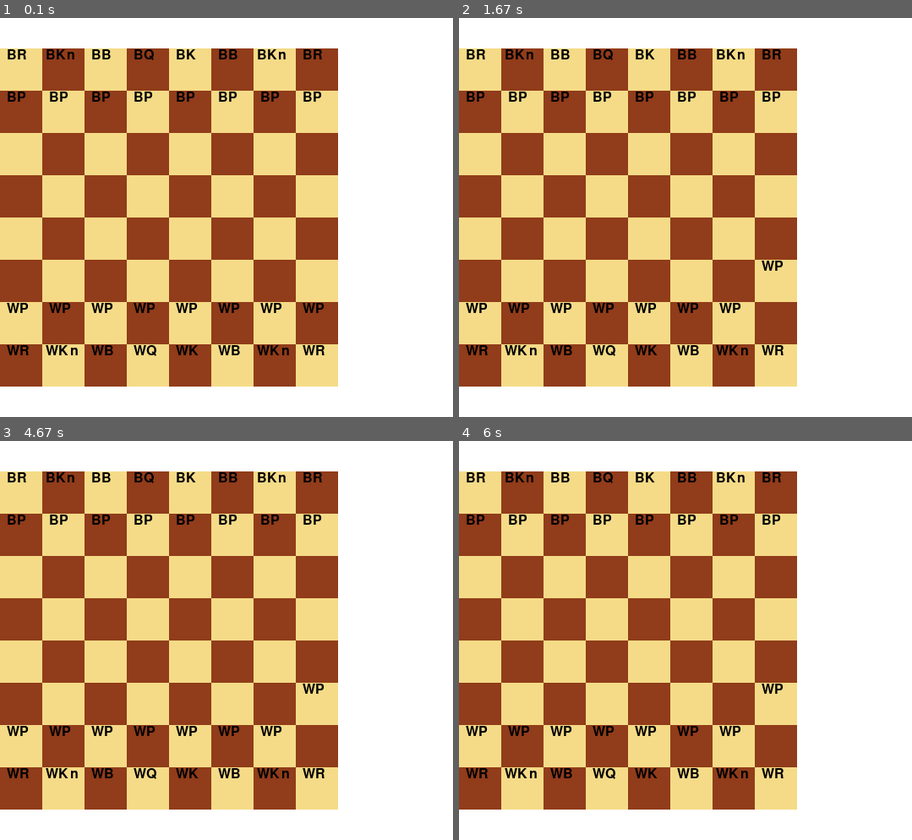
Above: before the commit, frames 1-4 (two rows, left to right).
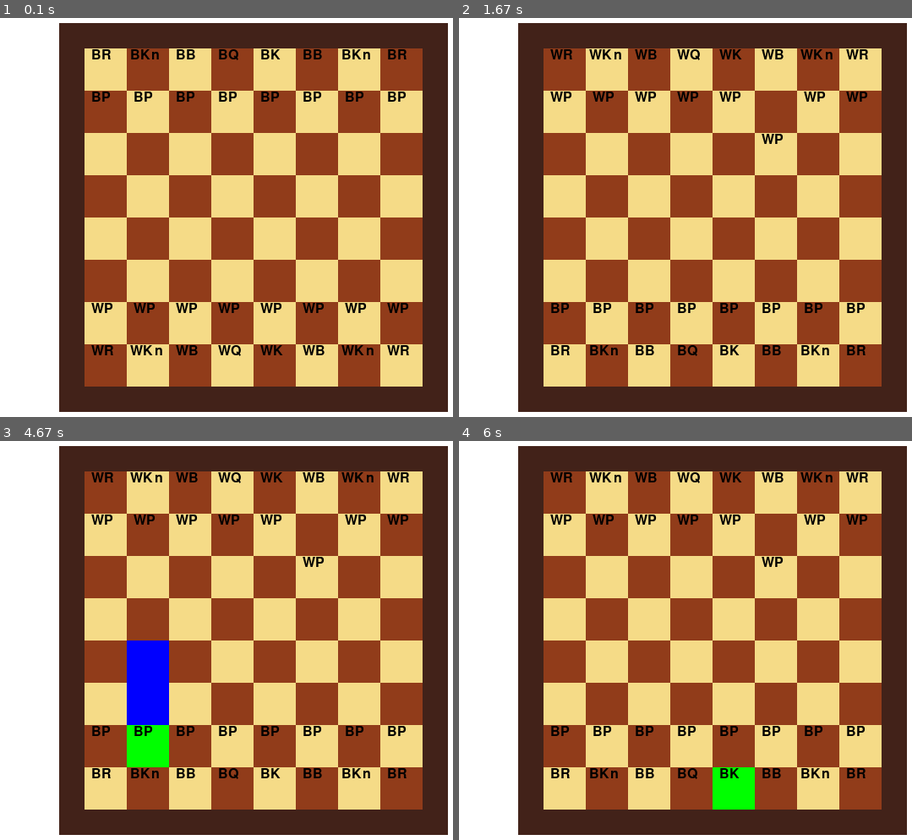
Above: after the commit, the same moments.

Repository: spawncreeper2006/Chess-NEA
Game: pygame game, started from main.py
The game is run twice, just before and just after one commit, with the same random seed, the same clock (stepped at 60 frames per second) and the same inputs.
Inputs (mouse positions are in pixels of both pictures, inside the frame that each line leads up to):
- Up to frame 1 (0.1 s): no input
- Up to frame 2 (1.67 s): click (712, 217) at 0.38 s; click (762, 329) at 0.72 s; click (771, 261) at 1.05 s
- Up to frame 3 (4.67 s): click (231, 772) at 1.88 s; click (385, 720) at 2.22 s; click (131, 728) at 4.38 s
- Up to frame 4 (6 s): click (563, 608) at 4.72 s; click (635, 788) at 5.08 s; click (816, 572) at 5.55 s; click (739, 780) at 5.88 s

The runs differ from the first frame. In frame 1, 48% of the frame differs, in the area x 0-99%, y 1-99%; in frame 2, 94%; in frame 3, 94%; in frame 4, 94%.

Commit message:
fixed bugs a many

Diff:
--- a/chess_engine.py
+++ b/chess_engine.py
@@ -1,4 +1,5 @@
 
+from copy import deepcopy, copy
 
 KNIGHT_VECTORS = [(2, 1), (2, -1), (1, -2), (-1, -2), (-2, 1), (-2, -1), (1, 2), (-1, 2)]
 ROOK_VECTORS = [(1, 0), (0, 1), (-1, 0), (0, -1)]
@@ -10,9 +11,10 @@
 WHITE_WOOD = ( 245, 219, 135)
 GREEN = (0, 255, 0)
 BLUE = (0, 0, 255)
-
-white_pieces = []
-black_pieces = []
+SEP = "==============================================="
+sep = lambda: print(SEP)
+
+
 
 def in_grid(pos:tuple) -> bool:
     for xy in pos:
@@ -21,23 +23,49 @@
 
     return True
 
-def get_team_attack_moves(team:str) -> set:
+def get_team_attack_moves(team:str, this_grid) -> set:
+
     moves = []
     team_pieces = []
     match team:
         case 'w':
-            team_pieces = white_pieces
+            team_pieces = this_grid.white_pieces
         case 'b':
-            team_pieces = black_pieces
+            team_pieces = this_grid.black_pieces
 
     for piece in team_pieces:
-        if type(piece) is Pawn:
-            moves += piece.get_possible_attack_moves()
-        else:
-            moves += piece.get_moves()
+
+        moves += piece.get_possible_attack_moves(this_grid)
+
 
     return set(moves)
 
+def does_not_endanger_king(piece, grid, pos) -> bool:
+    possible_grid = deepcopy(grid)
+
+    possible_grid.white_pieces = grid.white_pieces.copy()
+
+    possible_grid.black_pieces = grid.black_pieces.copy()
+
+    piece_position = piece.pos
+    # del piece
+    piece = possible_grid.coords(piece_position).piece
+    possible_grid = piece.move(possible_grid, pos)
+
+
+    enemy_attack_moves = get_team_attack_moves(possible_grid.current_turn, possible_grid)
+
+    sep()
+    print (possible_grid)
+    print (enemy_attack_moves)
+    print (possible_grid.king_pos[piece.color], possible_grid.king_pos[piece.color] in enemy_attack_moves)
+
+    if not possible_grid.king_pos[piece.color] in enemy_attack_moves:
+
+        return True
+    else:
+
+        return False
 
 def add_coords(c1:tuple,
                c2:tuple) -> tuple:
@@ -45,6 +73,13 @@
         raise Exception(f'Unable to add tuples with length {len(c1)} and length {len(c2)}')
 
     return tuple([a + b for a , b in zip(c1, c2)])
+
+def other_team(team:str) -> str:
+    match team:
+        case 'w':
+            return 'b'
+        case 'b':
+            return 'w'
 
 class Square:
     def __init__(self, color:tuple):
@@ -91,6 +126,12 @@
         self.data = []
         [self.data.append(Square(WHITE_WOOD if (i%8 + i // 8) % 2 == 1 else BLACK_WOOD)) for i in range(64)]
         self.current_turn = 'w'
+        self.white_checked = False
+        self.black_checked = False
+        self.white_pieces = []
+        self.black_pieces = []
+        self.king_pos = {}
+
 
     def change_current_turn(self):
         match self.current_turn:
@@ -99,7 +140,7 @@
             case 'b':
                 self.current_turn = 'w'
 
-    def __translate_position(self, pos:tuple) -> tuple:
+    def translate_position(self, pos:tuple) -> tuple:
         pos = (pos[0]-1, pos[1]-1)
         return pos[0]+pos[1]*8
 
@@ -111,7 +152,7 @@
     def coords(self,
                pos:tuple) -> Square:
 
-        return self.data[self.__translate_position(pos)]
+        return self.data[self.translate_position(pos)]
 
     def pos_contains_piece(self,
                            pos:tuple) -> bool:
@@ -126,9 +167,11 @@
             ls[7-count//8].append(str(piece))
         return '\n'.join([''.join(i) for i in ls])
 
-grid = Grid()
+
 class Piece:
-    def __init__(self, color:str, pos:tuple, piece_type:str):
+    def __init__(self, grid, color:str, pos:tuple, piece_type:str):
+
+
 
         self.color = color
         self.pos = pos
@@ -147,11 +190,13 @@
 
         match color:
             case 'w':
-                white_pieces.append(self)
-                self.pieces = white_pieces
+                grid.white_pieces.append(self)
+                self.pieces = grid.white_pieces
             case 'b':
-                black_pieces.append(self)
-                self.pieces = black_pieces
+                grid.black_pieces.append(self)
+                self.pieces = grid.black_pieces
+
+
 
 
 
@@ -162,9 +207,12 @@
 
 
     def move(self,
+             new_grid:Grid,
              new_pos:tuple):
-        grid.coords(self.pos).update_piece(None)
-        target_square = grid.coords(new_pos)
+
+        new_grid.coords(self.pos).update_piece(None)
+
+        target_square = new_grid.coords(new_pos)
 
         if target_square.contains_piece:
             print ('attempting to kill piece')
@@ -173,9 +221,11 @@
             target_square.update_piece(self)
         else:
             target_square.update_piece(self)
+
         self.pos = new_pos
         self.has_moved = True
-        grid.change_current_turn()
+        new_grid.change_current_turn()
+        return new_grid
 
     def same_color(self,
                    color:str) -> bool:
@@ -185,6 +235,7 @@
         return self.piece_identifier
 
     def valid_move(self,
+                   grid,
                    pos:tuple) -> bool:
         if not grid.in_grid(pos):
             return False
@@ -198,6 +249,7 @@
         return True
 
     def valid_take(self,
+                   grid,
                    pos:tuple) -> bool:
 
         if not grid.in_grid(pos):
@@ -211,12 +263,12 @@
         return False
 
 class Pawn(Piece):
-    def __init__(self, color:str, pos:tuple):
-        super().__init__(color, pos, 'p')
+    def __init__(self, grid, color:str, pos:tuple):
+        super().__init__(grid, color, pos, 'p')
 
         self.yvector = 1 if self.color == 'w' else -1
 
-    def get_moves(self) -> list:
+    def get_moves(self, grid) -> set:
 
         moves = []
 
@@ -228,53 +280,58 @@
             if not self.has_moved:
                 new_pos = (new_pos[0], new_pos[1] + self.yvector)
                 if not grid.pos_contains_piece(new_pos):
+
                     moves.append(new_pos)
 
 
         for x in (-1, 1):
             new_pos = add_coords(self.pos, (x, self.yvector))
-            if self.valid_take(new_pos):
+            if self.valid_take(grid, new_pos):
                 moves.append(new_pos)
 
-        return moves
-
-    def get_possible_attack_moves(self) -> list:
+        return set(moves)
+
+    def get_possible_attack_moves(self, grid) -> set:
         moves = []
         for x in (-1, 1):
             new_pos = add_coords(self.pos, (x, self.yvector))
-            if self.valid_move(new_pos):
+            if self.valid_move(grid, new_pos):
                 moves.append(new_pos)
-        return moves
+        return set(moves)
 
 class Knight(Piece):
-    def __init__(self, color:str, pos:tuple):
-        super().__init__(color, pos, 'kn')
-
-
-
-    def get_moves(self):
+    def __init__(self, grid, color:str, pos:tuple):
+        super().__init__(grid, color, pos, 'kn')
+
+
+
+
+    def get_moves(self, grid) -> set:
         moves = []
 
         for vector in KNIGHT_VECTORS:
             new_coord = add_coords(self.pos, vector)
-            if self.valid_move(new_coord):
+            if self.valid_move(grid, new_coord):
                 moves.append(new_coord)
 
-        return moves
+        return set(moves)
+
+    def get_possible_attack_moves(self, grid) -> set:
+        return self.get_moves(grid)
 
 class Rook(Piece):
-    def __init__(self, color:str, pos:tuple):
-        super().__init__(color, pos, 'r')
-
-
-    def get_moves(self):
+    def __init__(self, grid, color:str, pos:tuple):
+        super().__init__(grid, color, pos, 'r')
+
+
+    def get_moves(self, grid) -> set:
         moves = []
         for vector in ROOK_VECTORS:
 
             pos = self.pos
             while True:
                 pos = add_coords(pos, vector)
-                if self.valid_move(pos):
+                if self.valid_move(grid, pos):
                     moves.append(pos)
 
                 else:
@@ -283,20 +340,23 @@
                 if grid.coords(pos).contains_piece:
                     break
 
-        return moves
+        return set(moves)
+
+    def get_possible_attack_moves(self, grid) -> set:
+        return self.get_moves(grid)
 
 class Bishop(Piece):
-    def __init__(self, color:str, pos:tuple):
-        super().__init__(color, pos, 'b')
-
-    def get_moves(self):
+    def __init__(self, grid, color:str, pos:tuple):
+        super().__init__(grid, color, pos, 'b')
+
+    def get_moves(self, grid) -> set:
         moves = []
         for vector in BISHOP_VECTORS:
 
             pos = self.pos
             while True:
                 pos = add_coords(pos, vector)
-                if self.valid_move(pos):
+                if self.valid_move(grid, pos):
                     moves.append(pos)
                 else:
                     break
@@ -304,19 +364,22 @@
                 if grid.coords(pos).contains_piece:
                     break
 
-        return moves
+        return set(moves)
+
+    def get_possible_attack_moves(self, grid) -> set:
+        return self.get_moves(grid)
 
 class Queen(Piece):
-    def __init__(self, color:str, pos:tuple):
-        super().__init__(color, pos, 'q')
-
-    def get_moves(self):
+    def __init__(self, grid, color:str, pos:tuple):
+        super().__init__(grid, color, pos, 'q')
+
+    def get_moves(self, grid) -> set:
         moves = []
         for vector in QUEEN_VECTORS:
             pos = self.pos
             while True:
                 pos = add_coords(pos, vector)
-                if self.valid_move(pos):
+                if self.valid_move(grid, pos):
                     moves.append(pos)
                 else:
                     break
@@ -324,56 +387,64 @@
                 if grid.coords(pos).contains_piece:
                     break
 
-        return moves
+        return set(moves)
+
+    def get_possible_attack_moves(self, grid) -> set:
+        return self.get_moves(grid)
 
 class King(Piece):
-    def __init__(self, color:str, pos:tuple):
-        super().__init__(color, pos, 'k')
-
-    def get_moves(self):
+    def __init__(self, grid, color:str, pos:tuple):
+        super().__init__(grid, color, pos, 'k')
+        grid.king_pos[color] = pos
+
+    def get_moves(self, grid) -> set:
+
         moves = []
         for vector in KING_VECTORS:
             pos = self.pos
             pos = add_coords(pos, vector)
-            if self.valid_move(pos):
+            if self.valid_move(grid, pos):
                 moves.append(pos)
 
 
-        return moves
-
-
-
-def init_board():
+        return set(moves)
+
+    def get_possible_attack_moves(self, grid) -> set:
+        return self.get_moves(grid)
+
+
+
+def init_board(grid):
 
     for x in range(1,9):
-        Pawn('w', (x, 2))
-        Pawn('b', (x, 7))
-
-    Rook('w', (1,1))
-    Rook('w', (8, 1))
-    Rook('b', (1, 8))
-    Rook('b', (8, 8))
-
-    Knight('w', (2, 1))
-    Knight('w', (7, 1))
-    Knight('b', (2, 8))
-    Knight('b', (7, 8))
-
-    Bishop('w', (3, 1))
-    Bishop('w', (6, 1))
-    Bishop('b', (3, 8))
-    Bishop('b', (6, 8))
-
-    King('w', (5, 1))
-    Queen('w', (4, 1))
-
-    King('b', (5, 8))
-    Queen('b', (4, 8))
-
-
-
-
-init_board()
+        Pawn(grid, 'w', (x, 2))
+        Pawn(grid, 'b', (x, 7))
+
+    Rook(grid, 'w', (1,1))
+    Rook(grid, 'w', (8, 1))
+    Rook(grid, 'b', (1, 8))
+    Rook(grid, 'b', (8, 8))
+
+    Knight(grid, 'w', (2, 1))
+    Knight(grid, 'w', (7, 1))
+    Knight(grid, 'b', (2, 8))
+    Knight(grid, 'b', (7, 8))
+
+    Bishop(grid, 'w', (3, 1))
+    Bishop(grid, 'w', (6, 1))
+    Bishop(grid, 'b', (3, 8))
+    Bishop(grid, 'b', (6, 8))
+
+    King(grid, 'w', (5, 1))
+    Queen(grid, 'w', (4, 1))
+
+    King(grid, 'b', (5, 8))
+    Queen(grid, 'b', (4, 8))
+
+
+
+grid = Grid()
+init_board(grid)
 
 # #x = Rook('w', (4, 1))
 # #y = Pawn('w', (5, 1))
--- a/main.py
+++ b/main.py
@@ -9,6 +9,9 @@
 WIDTH = 600
 HEIGHT = 600
 SQUARE_SIDE = WIDTH / 8
+
+GRID_OUTLINE_COLOR = (66, 34, 25)
+GRID_OUTLINE = 30
 
 
 def screen_to_chess_coords(coords:tuple) -> tuple:
@@ -29,6 +32,7 @@
         self.pos = pos
         self.size = size
         self.square_size = size // 8
+        self.chess_coords_transform = lambda t: t
 
     def screen_to_chess_coords(self, coords:tuple) -> tuple:
 
@@ -36,6 +40,7 @@
         coords = coords[0] // self.square_size, coords[1] // self.square_size
         coords = coords[0] + 1, 7 - coords[1] + 1
         coords = int(coords[0]), int(coords[1])
+        coords = self.chess_coords_transform(coords)
         return coords
 
 
@@ -52,10 +57,20 @@
         else:
             return None
 
-    def render_grid(self, screen:pygame.surface.Surface):
+    def render_grid(self, screen:pygame.surface.Surface, view_direction:str):
+
+        pygame.draw.rect(screen, GRID_OUTLINE_COLOR, [self.pos[0] - GRID_OUTLINE, self.pos[1] - GRID_OUTLINE, 2 * GRID_OUTLINE + self.size, GRID_OUTLINE])
+        pygame.draw.rect(screen, GRID_OUTLINE_COLOR, [self.pos[0] - GRID_OUTLINE, self.pos[1] + self.size, 2 * GRID_OUTLINE + self.size, GRID_OUTLINE])
+        pygame.draw.rect(screen, GRID_OUTLINE_COLOR, [self.pos[0] - GRID_OUTLINE, self.pos[1], GRID_OUTLINE, self.size])
+        pygame.draw.rect(screen, GRID_OUTLINE_COLOR, [self.pos[0] + self.size, self.pos[1], GRID_OUTLINE, self.size])
+        match view_direction:
+            case "w":
+                self.chess_coords_transform = lambda t:t
+            case "b":
+                self.chess_coords_transform = lambda t: (t[0], 9-t[1])
 
         for n in range(64):
-            y = (8 - n // 8) - 1
+            y = (n // 8)
             x = n % 8
 
 
@@ -63,6 +78,9 @@
             coords = self.pos[0] + x * self.square_size, self.pos[1] + y * self.square_size
 
             chess_coords = self.screen_to_chess_coords(coords)
+
+
+
 
             square = grid.coords(chess_coords)
 
@@ -73,7 +91,7 @@
 
 
 pygame.display.set_caption("Easy Chess: White Turn")
-pygame_chess_grid = Pygame_Chess_Grid((0, 100), 400)
+pygame_chess_grid = Pygame_Chess_Grid((100, 100), 400)
 
 size = (WIDTH, HEIGHT)
 screen = pygame.display.set_mode(size)
@@ -109,14 +127,23 @@
                     print ('new selected square')
                     selected = this_square
                     current_possible_moves = []
-                    current_possible_move_coords = selected.piece.get_moves()
+                    current_possible_move_coords = selected.piece.get_moves(grid)
+                    to_remove = []
+                    for move in current_possible_move_coords:
+                        if not does_not_endanger_king(this_square.piece, grid, move):
+                            # current_possible_move_coords.remove(move)
+                            to_remove.append(move)
+                    for item in to_remove:
+                        current_possible_move_coords.remove(item)
+
+
                     for square_coords in current_possible_move_coords:
                         square = grid.coords(square_coords)
                         square.is_possible_move()
                         current_possible_moves.append(square)
 
                 elif this_square in current_possible_moves:
-                    selected.piece.move(coords)
+                    selected.piece.move(grid, coords)
                     back_to_default(selected, current_possible_moves)
                     selected = None
                     current_possible_moves = set()
@@ -135,7 +162,7 @@
 
     screen.fill(WHITE)
 
-    pygame_chess_grid.render_grid(screen)
+    pygame_chess_grid.render_grid(screen, grid.current_turn)
 
 
 
